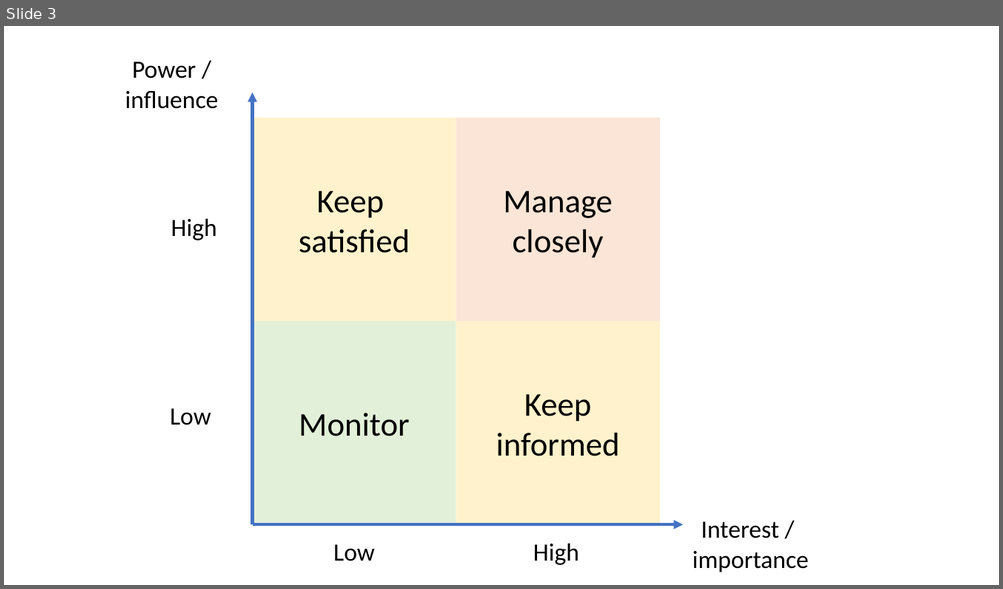
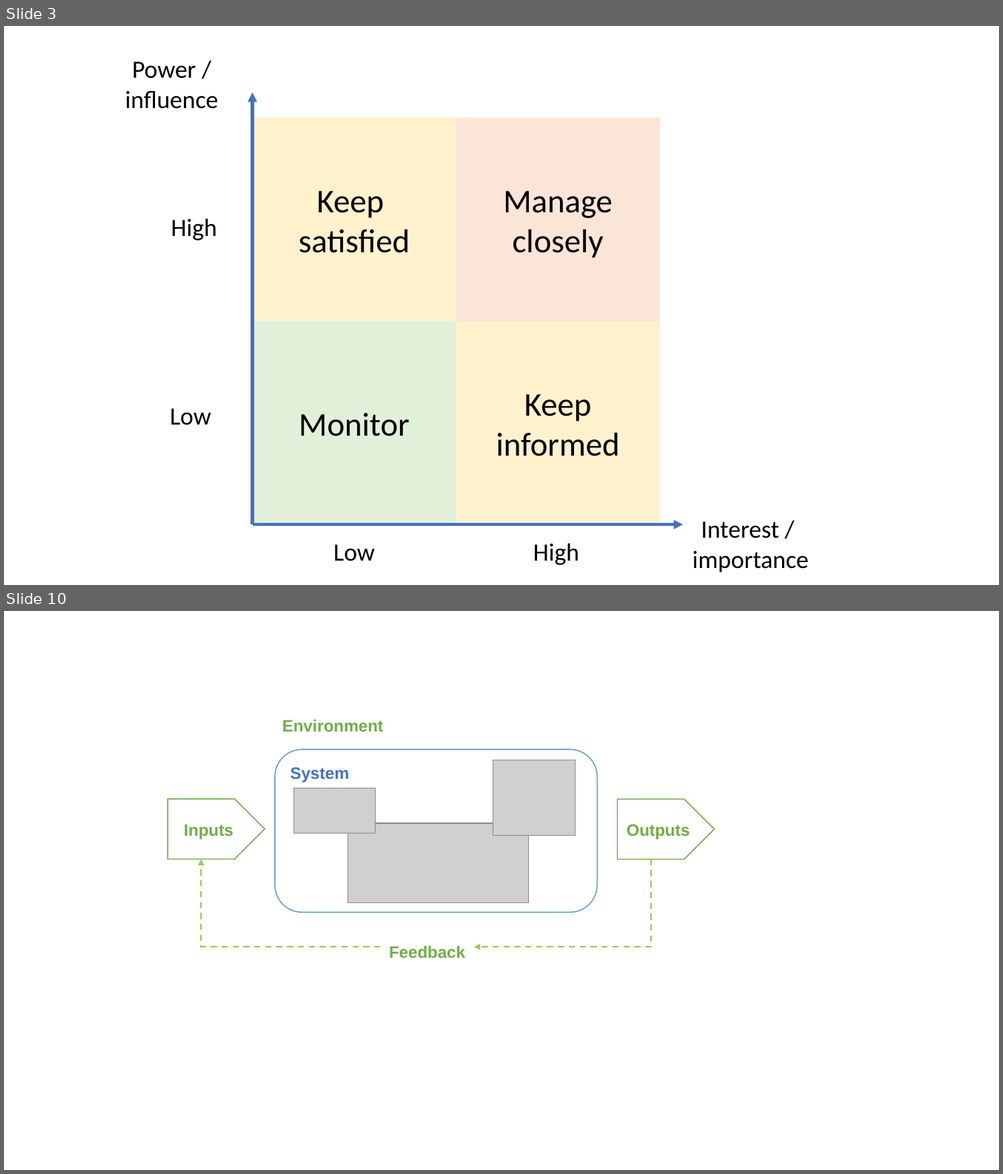
Before and after one commit to coillarach/SET09102, a slide deck: images/graphics.pptx. Shown one above the other, each under a label of ours: slide 3 before the commit, slides 3 and 10 after it; the slides between them are not shown. The pictures are 1003x589 and 1003x1174 pixels, drawn with LibreOffice and Linux fonts; fonts in the diff are those of the drawing; grey boxes stand for pictures. Boxes give left, top, right and bottom in pixels: in the first picture for what was removed or moved away, otherwise in the second. Text is boxed around its words. In the diff, an @@ line names an element or a change of style, - is before the commit and + after.

```diff
--- a/images/graphics.pptx
+++ b/images/graphics.pptx
@@ slide 10 added at [4, 611, 999, 1170], background #FFFFFF @@
@@ text added at [282, 719, 383, 732], 16 pt, text #70AD47, bold @@
+Environment
@@ rounded rectangle added at [275, 750, 597, 912], outline #5B9BD5 1 pt, 16 pt, text #4472C4, bold @@
+System
@@ picture added at [492, 760, 575, 835] @@
@@ pentagon arrow added at [168, 799, 264, 860], fill #FFFFFF, outline #70AD47 1 pt, 16 pt, text #70AD47, bold @@
+Inputs
@@ picture added at [293, 789, 375, 834] @@
@@ pentagon arrow added at [617, 799, 714, 860], fill #FFFFFF, outline #70AD47 1 pt, 16 pt, text #70AD47, bold @@
+Outputs
@@ picture added at [348, 823, 529, 903] @@
@@ elbow arrow added from (380, 948) to (201, 860), #92D050 1.5 pt dashed @@
@@ elbow arrow added from (651, 860) to (474, 948), #92D050 1.5 pt dashed @@
@@ text added at [389, 945, 465, 958], 16 pt, text #70AD47, bold @@
+Feedback
```
Also in this commit, not shown: 6 other slides added, 16 other files.
